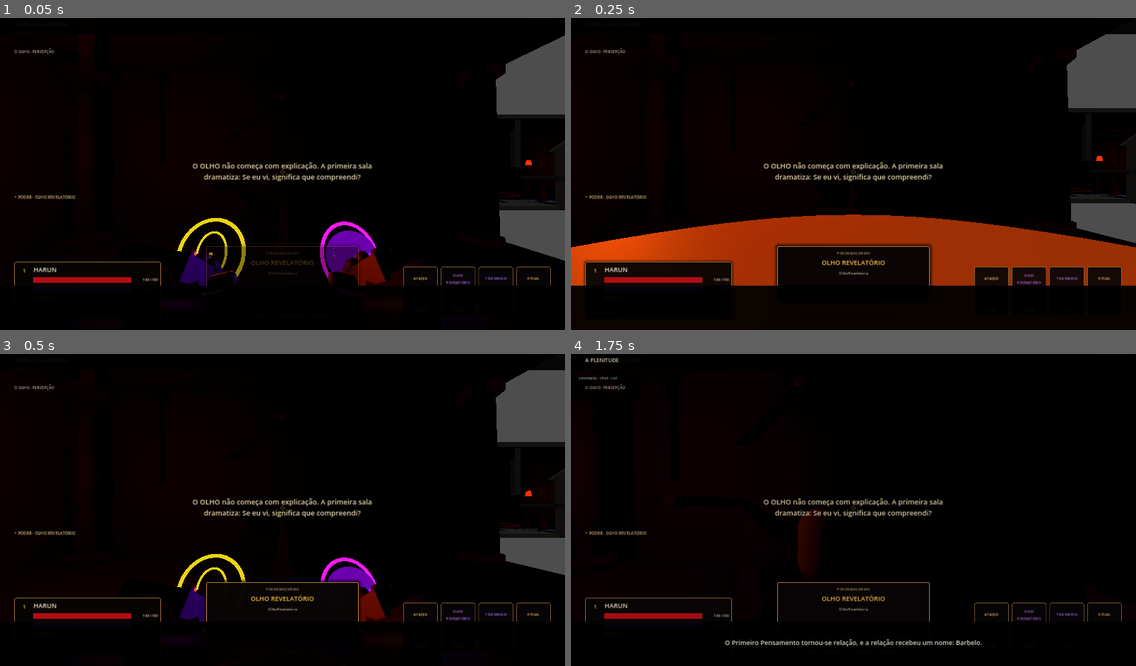
Above: before the commit, frames 1-4 (two rows, left to right).
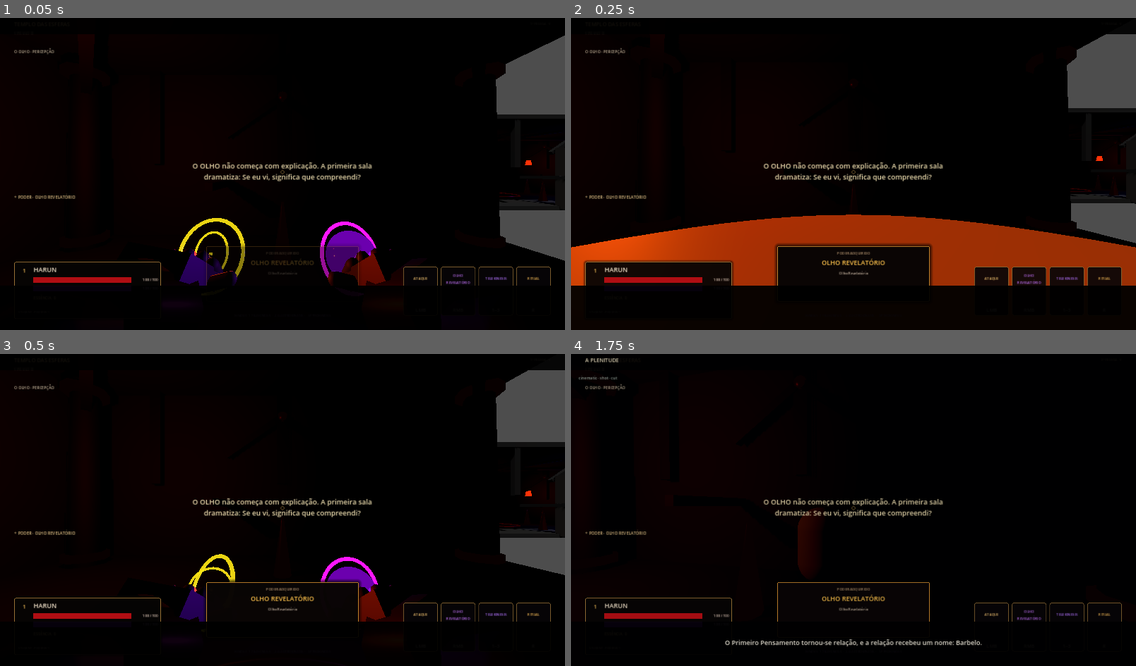
Above: after the commit, the same moments.

Repository: neuralSynapse/societaselectorum
Game: Godot game, scene res://scenes/boot/Main.tscn
Two runs of this game, one before a commit and one after it. Both use one fixed random seed, a clock stepped at 60 frames per second and the inputs below.
Inputs (mouse positions are in pixels of both pictures, inside the frame that each line leads up to):
- Up to frame 1 (0.05 s): no input
- Up to frame 2 (0.25 s): no input
- Up to frame 3 (0.5 s): no input
- Up to frame 4 (1.75 s): tap Enter (ui_accept) at 0.5 s; move the mouse to (881, 506) at 0.52 s; hold V (camera_toggle) 0.53-1.28 s; hold W (move_forward) from 0.53 s (still down); tap Space (jump) at 0.77, 1.52 s; move the mouse to (825, 510) at 1.27 s; tap C (consume) at 1.35 s

The runs differ from the first frame. In frame 1, 0.2% of the frame differs, in the area x 31-67%, y 64-83%; in frame 2, nothing differs; in frame 3, 0.5%, in the area x 31-67%, y 64-76%; in frame 4, nothing differs.

Commit message:
feat: animate Harun first person ritual viewmodel

Diff:
--- a/game/chronica-harun/scenes/player/Player.tscn
+++ b/game/chronica-harun/scenes/player/Player.tscn
@@ -1,7 +1,8 @@
-[gd_scene load_steps=16 format=3]
+[gd_scene load_steps=17 format=3]
 
 [ext_resource type="Script" path="res://scripts/player/PlayerController.gd" id="1"]
 [ext_resource type="Script" path="res://scripts/combat/Health.gd" id="2"]
+[ext_resource type="Script" path="res://scripts/player/FirstPersonPresentation.gd" id="3"]
 
 [sub_resource type="CapsuleShape3D" id="Capsule"]
 radius = 0.35
@@ -120,6 +121,7 @@
 
 [node name="ViewModelRoot" type="Node3D" parent="Head/Camera3D"]
 position = Vector3(0, 0, -0.02)
+script = ExtResource("3")
 
 [node name="LeftGauntlet" type="Node3D" parent="Head/Camera3D/ViewModelRoot"]
 position = Vector3(-0.39, -0.34, -0.63)
@@ -152,24 +154,28 @@
 mesh = SubResource("FingerMesh")
 material_override = SubResource("LeatherMaterial")
 cast_shadow = 0
+
 [node name="Finger2" type="MeshInstance3D" parent="Head/Camera3D/ViewModelRoot/LeftGauntlet"]
 position = Vector3(-0.028, 0.028, -0.225)
 rotation = Vector3(1.14, 0, 0.04)
 mesh = SubResource("FingerMesh")
 material_override = SubResource("LeatherMaterial")
 cast_shadow = 0
+
 [node name="Finger3" type="MeshInstance3D" parent="Head/Camera3D/ViewModelRoot/LeftGauntlet"]
 position = Vector3(0.030, 0.028, -0.225)
 rotation = Vector3(1.14, 0, -0.04)
 mesh = SubResource("FingerMesh")
 material_override = SubResource("LeatherMaterial")
 cast_shadow = 0
+
 [node name="Finger4" type="MeshInstance3D" parent="Head/Camera3D/ViewModelRoot/LeftGauntlet"]
 position = Vector3(0.084, 0.015, -0.205)
 rotation = Vector3(1.20, 0, -0.10)
 mesh = SubResource("FingerMesh")
 material_override = SubResource("LeatherMaterial")
 cast_shadow = 0
+
 [node name="Thumb" type="MeshInstance3D" parent="Head/Camera3D/ViewModelRoot/LeftGauntlet"]
 position = Vector3(0.13, -0.015, -0.12)
 rotation = Vector3(1.10, 0.50, -0.68)
@@ -243,24 +249,28 @@
 mesh = SubResource("FingerMesh")
 material_override = SubResource("LeatherMaterial")
 cast_shadow = 0
+
 [node name="Finger2" type="MeshInstance3D" parent="Head/Camera3D/ViewModelRoot/RightGauntlet"]
 position = Vector3(-0.030, 0.028, -0.225)
 rotation = Vector3(1.14, 0, 0.04)
 mesh = SubResource("FingerMesh")
 material_override = SubResource("LeatherMaterial")
 cast_shadow = 0
+
 [node name="Finger3" type="MeshInstance3D" parent="Head/Camera3D/ViewModelRoot/RightGauntlet"]
 position = Vector3(0.028, 0.028, -0.225)
 rotation = Vector3(1.14, 0, -0.04)
 mesh = SubResource("FingerMesh")
 material_override = SubResource("LeatherMaterial")
 cast_shadow = 0
+
 [node name="Finger4" type="MeshInstance3D" parent="Head/Camera3D/ViewModelRoot/RightGauntlet"]
 position = Vector3(0.082, 0.018, -0.205)
 rotation = Vector3(1.19, 0, -0.10)
 mesh = SubResource("FingerMesh")
 material_override = SubResource("LeatherMaterial")
 cast_shadow = 0
+
 [node name="Thumb" type="MeshInstance3D" parent="Head/Camera3D/ViewModelRoot/RightGauntlet"]
 position = Vector3(-0.13, -0.015, -0.12)
 rotation = Vector3(1.10, -0.50, 0.68)
